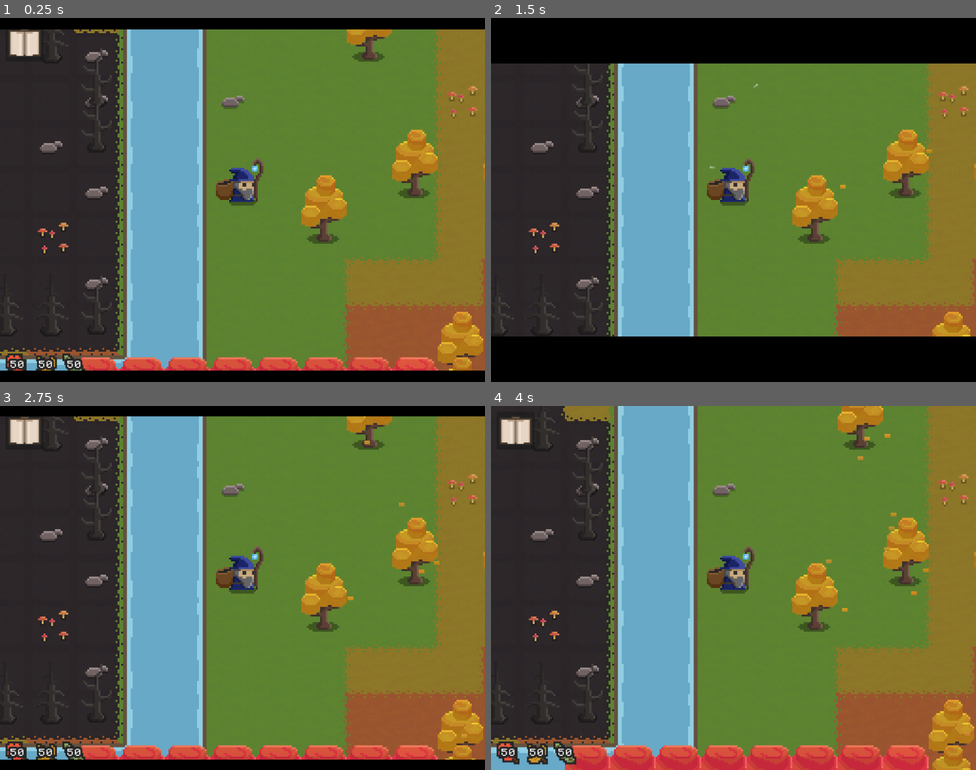
Above: before the commit, frames 1-4 (two rows, left to right).
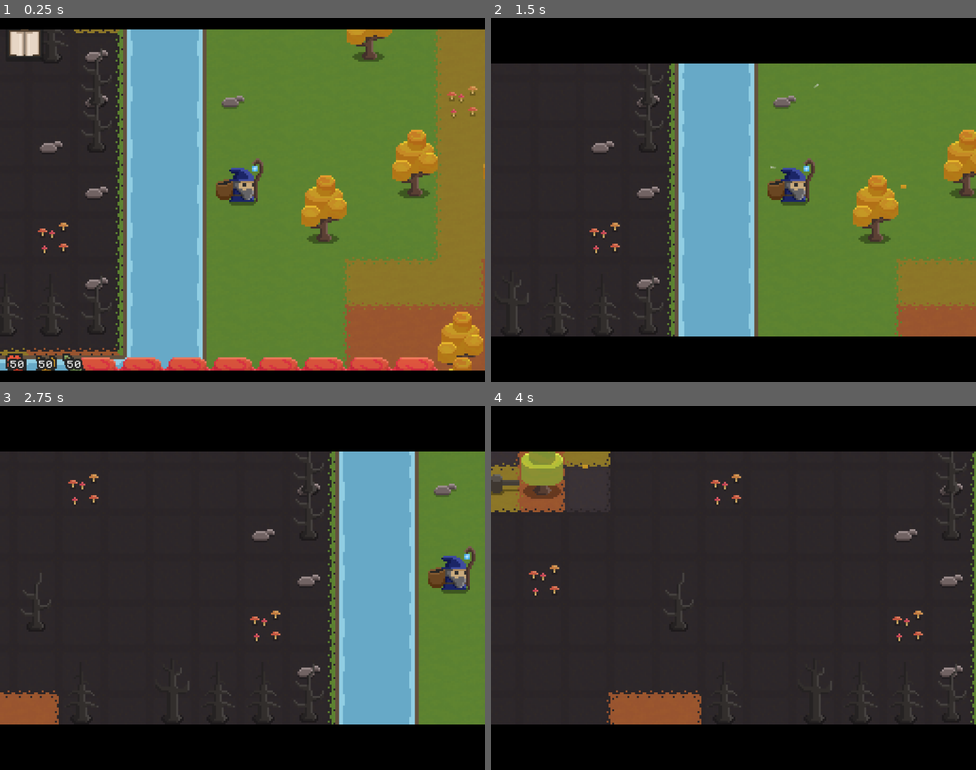
Above: after the commit, the same moments.

Repository: Pro1d/EchoesOfAmber
Game: Godot game, scene res://scenes/world.tscn
The game is run twice, just before and just after one commit, with the same random seed, the same clock (stepped at 60 frames per second) and the same inputs.
Inputs (mouse positions are in pixels of both pictures, inside the frame that each line leads up to; where the layout moved, square brackets give the same spot in the first picture):
- Up to frame 1 (0.25 s): no input
- Up to frame 2 (1.5 s): hold D (move_right) 0.53-1.28 s; tap E (attract_leaves) at 0.6 s; hold S (move_down) from 1.28 s (still down); tap 3 (put_green) at 1.35 s
- Up to frame 3 (2.75 s): release S (move_down) at 2.03 s; hold D (move_right) from 2.03 s (still down); tap 1 (put_red) at 2.1 s
- Up to frame 4 (4 s): release D (move_right) at 2.78 s; hold W (move_up) 2.78-3.5 s; tap 2 (put_yellow) at 2.85 s; click (515, 431) [621, 719] at 3.5 s

The runs differ from the first frame. In frame 1, 0.3% of the frame differs, in the area x 5-41%, y 6-96%; in frame 2, 36%; in frame 3, 76%; in frame 4, 85%, in the area x 0-100%, y 0-100%.

Commit message:
First intro scene

Diff:
--- a/scenes/ui/menu.tscn
+++ b/scenes/ui/menu.tscn
@@ -103,19 +103,11 @@
 vertical_alignment = 1
 clip_text = true
 
-[node name="Tutoral Text" type="RichTextLabel" parent="CenterContainer/TextureRect/MarginContainer/HBoxContainer/VBoxContainer"]
+[node name="QuestLabel" type="RichTextLabel" parent="CenterContainer/TextureRect/MarginContainer/HBoxContainer/VBoxContainer"]
+unique_name_in_owner = true
 layout_mode = 2
 size_flags_vertical = 3
 bbcode_enabled = true
-text = "[color=black]
-Hum it seems my beautiful automnal forest is dying.
-
-I should get some leaves to bring back its colors.
-
-I should head to the east (=>).
-
-[color=\"red\"]E: Harvest Leaves[/color]
-[/color]"
 
 [node name="Label3" type="Label" parent="CenterContainer/TextureRect/MarginContainer/HBoxContainer/VBoxContainer"]
 layout_mode = 2
--- a/scenes/world.tscn
+++ b/scenes/world.tscn
@@ -71,6 +71,7 @@
 position = Vector2(401, 304)
 
 [node name="Camera2D" type="Camera2D" parent="AreaManager/CanvasGroup/WorldTileMapLayer/Player"]
+unique_name_in_owner = true
 zoom = Vector2(4, 4)
 limit_left = -24
 limit_top = -24
--- a/scripts/area_ambience_visual.gd
+++ b/scripts/area_ambience_visual.gd
@@ -26,8 +26,6 @@
 		await tween.finished
 
 		tween.kill()
-	print("animate: ", animate, " shown ", shown)
 
 	for item in items:
-		print("animate: ", animate, " shown ", shown)
 		item.visible = shown
--- a/scripts/player.gd
+++ b/scripts/player.gd
@@ -22,6 +22,7 @@
 @onready var _body_sprite := %BodyAnimatedSprite2D as AnimatedSprite2D
 @onready var _staff_sprite := %StaffSprite2D as Sprite2D
 @onready var _staff_animation := %StaffAnimationPlayer as AnimationPlayer
+@onready var _listener : AudioListener2D = $AudioListener2D
 
 # list of PileableTile to which the player currently has contact
 var contacted_pile_tiles : Array[PileableTile] = []
@@ -72,6 +73,14 @@
 	_handle_leave_sound(_attracting_leaves, delta)
 
 	move_and_slide()
+
+# If set to true, the player will be listening himself to sounds.
+# Otherwise, the camera will be the receiver for the sounds.
+func set_listening(enabled: bool) -> void:
+	if enabled:
+		_listener.make_current()
+	else:
+		_listener.clear_current()
 
 func _handle_footstep_sound(delta: float) -> void:
 	if velocity.length_squared() == 0:
--- a/scripts/ui/menu.gd
+++ b/scripts/ui/menu.gd
@@ -4,7 +4,18 @@
 signal play_clicked
 
 @onready var _play_button := %PlayButton as Button
+@onready var _quest_label : RichTextLabel = %QuestLabel
 
 # Called when the node enters the scene tree for the first time.
 func _ready() -> void:
 	_play_button.pressed.connect(play_clicked.emit)
+
+func display_current_quest_text(txt: String) -> void:
+	_quest_label.append_text(txt)
+	_quest_label.visible_characters = 0
+
+	for i in range(0, len(txt), 1):
+		_quest_label.visible_characters = i
+
+		await get_tree().process_frame
+		await get_tree().process_frame
--- a/scripts/world.gd
+++ b/scripts/world.gd
@@ -6,12 +6,15 @@
 @onready var menu : Menu = %Menu
 @onready var area_manager : AreaManager = %AreaManager
 @onready var blackbars : BlackBars = %BlackBars
+@onready var camera : Camera2D = %Camera2D
 
 var leaves_count := {
 	Leave.LeaveType.RED: 500,
 	Leave.LeaveType.YELLOW: 500,
 	Leave.LeaveType.GREEN: 500
 }
+
+static var SKIP_INTRO := false
 
 func _ready() -> void:
 	player.on_leave_in_backpack.connect(_on_leave_in_backpack)
@@ -69,14 +72,42 @@
 	await blackbars.set_enabled(false)
 	player.lock_player = false
 
+var _first_quest_text : String = """[color=black]
+Hum it seems my beautiful automnal forest is dying.
+
+I should get some leaves to bring back its colors.
+
+I should head to the east (=>).
+
+[color="red"]E: Harvest Leaves[/color]
+[/color]"""
+
 # Starts the game introduction
 func _start_introduction() -> void:
+	if SKIP_INTRO:
+		return
+
 	player.lock_player = true
 	await blackbars.set_enabled(true)
-	# TODO: camera movement
+
+	# Camera movement to the side
+	var offset := -192
+	player.set_listening(false) # move listen to camera
+	var tween := get_tree().create_tween()
+	tween.tween_property(camera, "offset",  camera.offset + Vector2(offset, 0), 3)
+	await tween.finished
+
+	await get_tree().create_timer(2).timeout
+
+	# Make the camera go back.
+	tween = get_tree().create_tween()
+	tween.tween_property(camera, "offset",  camera.offset + Vector2(-offset, 0), 3)
+	await tween.finished
 	await get_tree().create_timer(1).timeout
-	# TODO: dialog
+	player.set_listening(true)
+
+	# Remove blackbars
 	await blackbars.set_enabled(false)
-	player.lock_player = false
 
 	_pause_game()
+	await menu.display_current_quest_text(_first_quest_text)
